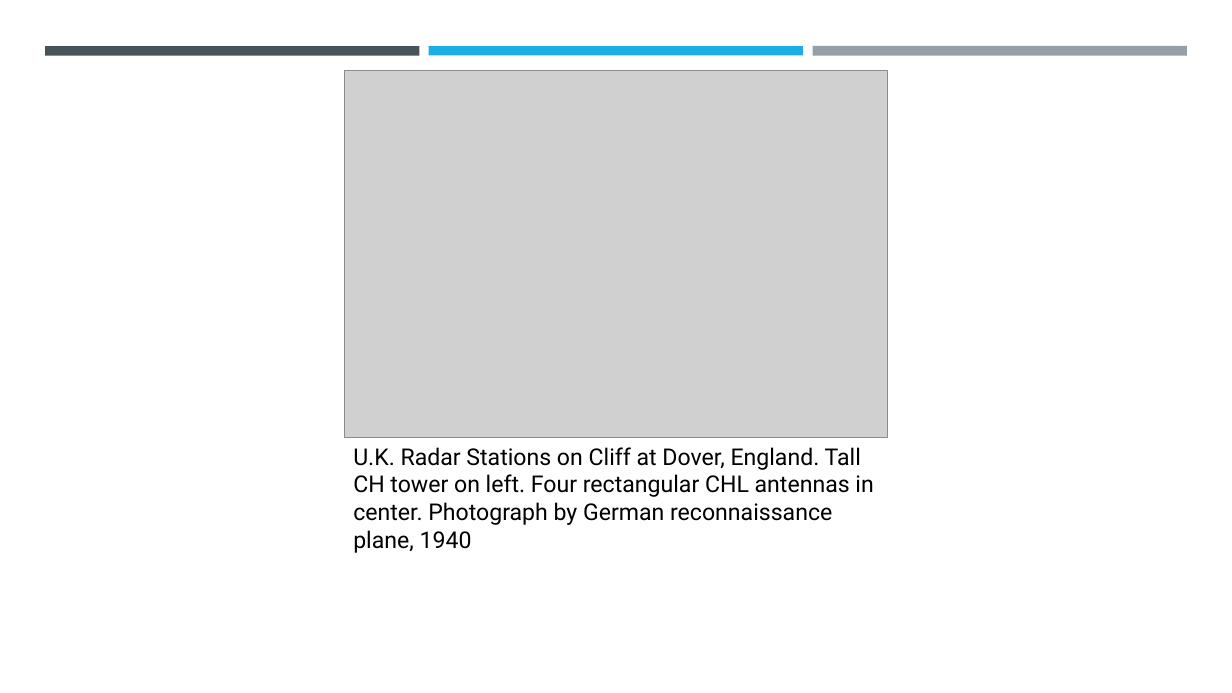
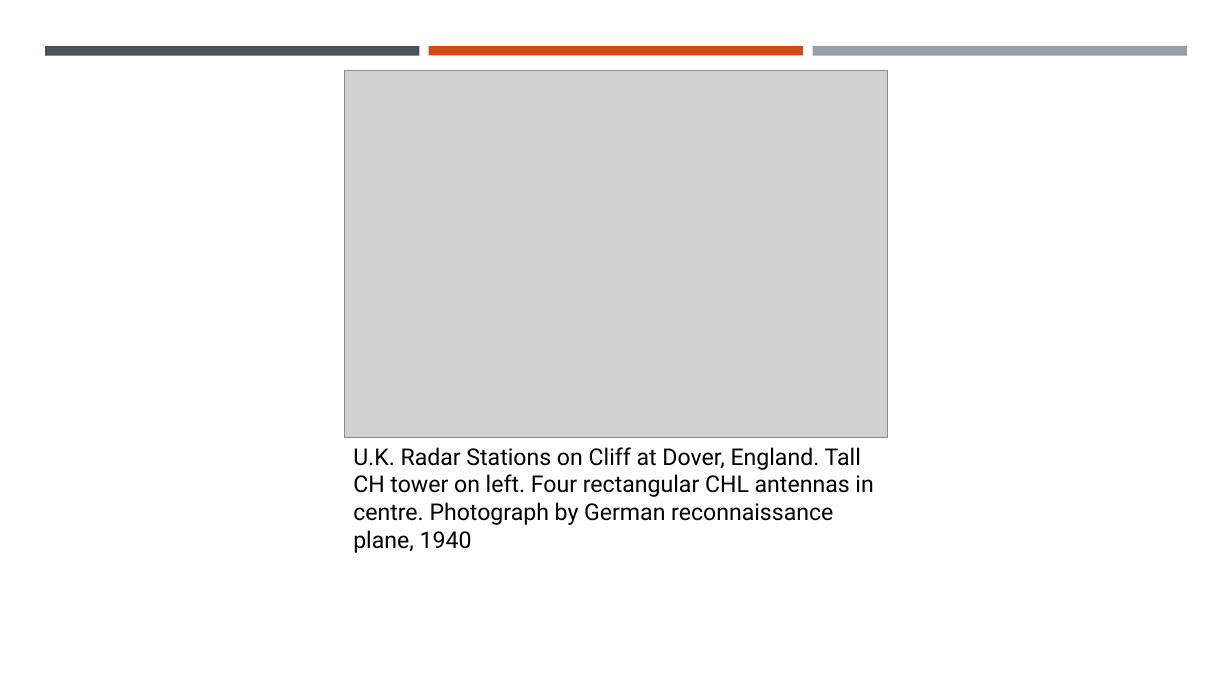
Before and after one commit to vlouf/AMOS_2020, a slide deck: slide 5 of 01 - Introduction/Part 1 - Radar general concepts.pptx. Drawn at 1232x693 pixels with LibreOffice and Linux fonts; fonts in the diff are those of the drawing; grey boxes stand for pictures. Boxes give left, top, right and bottom in pixels: in the first picture for what was removed or moved away, otherwise in the second. Text is boxed around its words. In the diff, an @@ line names an element or a change of style, - is before the commit and + after.

Commit message:
Updated presentation

```diff
--- a/01 - Introduction/Part 1 - Radar general concepts.pptx
+++ b/01 - Introduction/Part 1 - Radar general concepts.pptx
@@ rectangle at (429, 46, 803, 55): fill #1CADE4 to #D34817 @@
@@ text at (353, 447, 873, 553): text changed @@
-U.K. Radar Stations on Cliff at Dover, England. Tall CH tower on left. Four rectangular CHL antennas in center. Photograph by German reconnaissance plane, 1940
+U.K. Radar Stations on Cliff at Dover, England. Tall CH tower on left. Four rectangular CHL antennas in centre. Photograph by German reconnaissance plane, 1940
```
Also in this commit, not shown: 8 other slides changed, 1 slide added.
